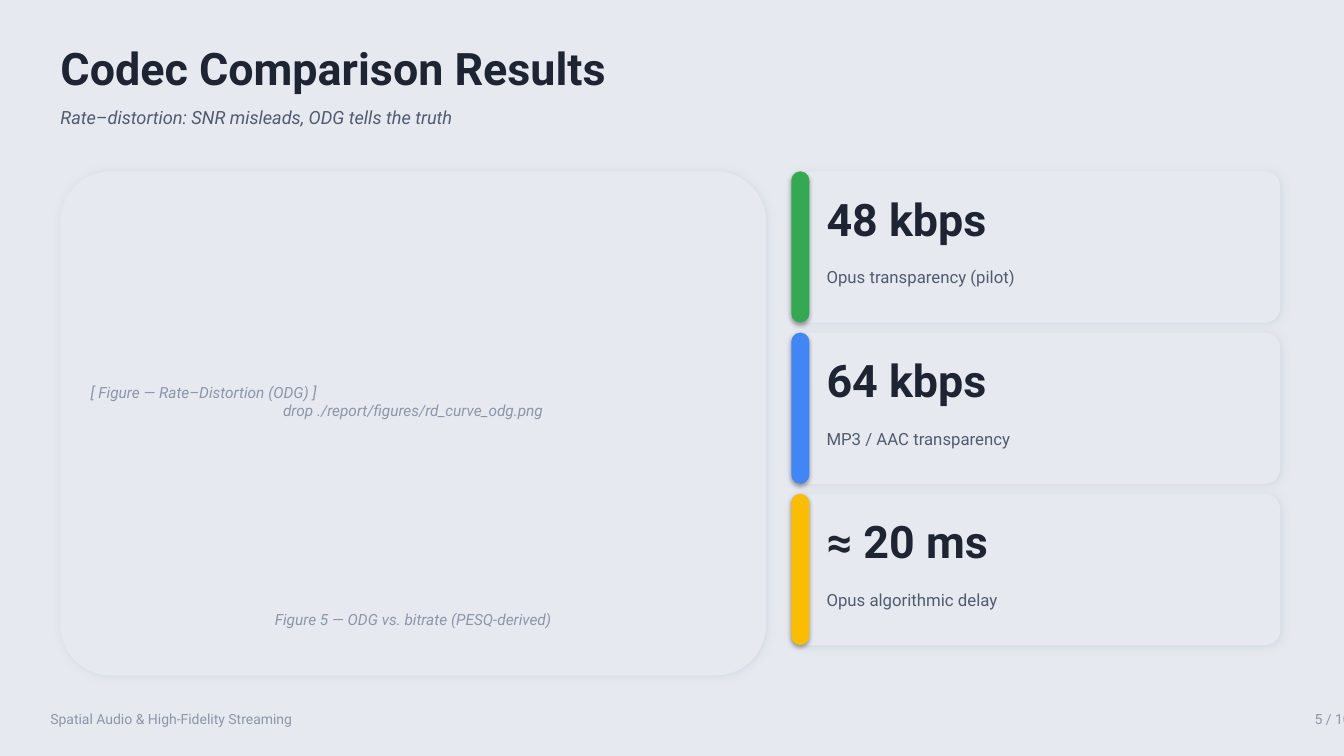
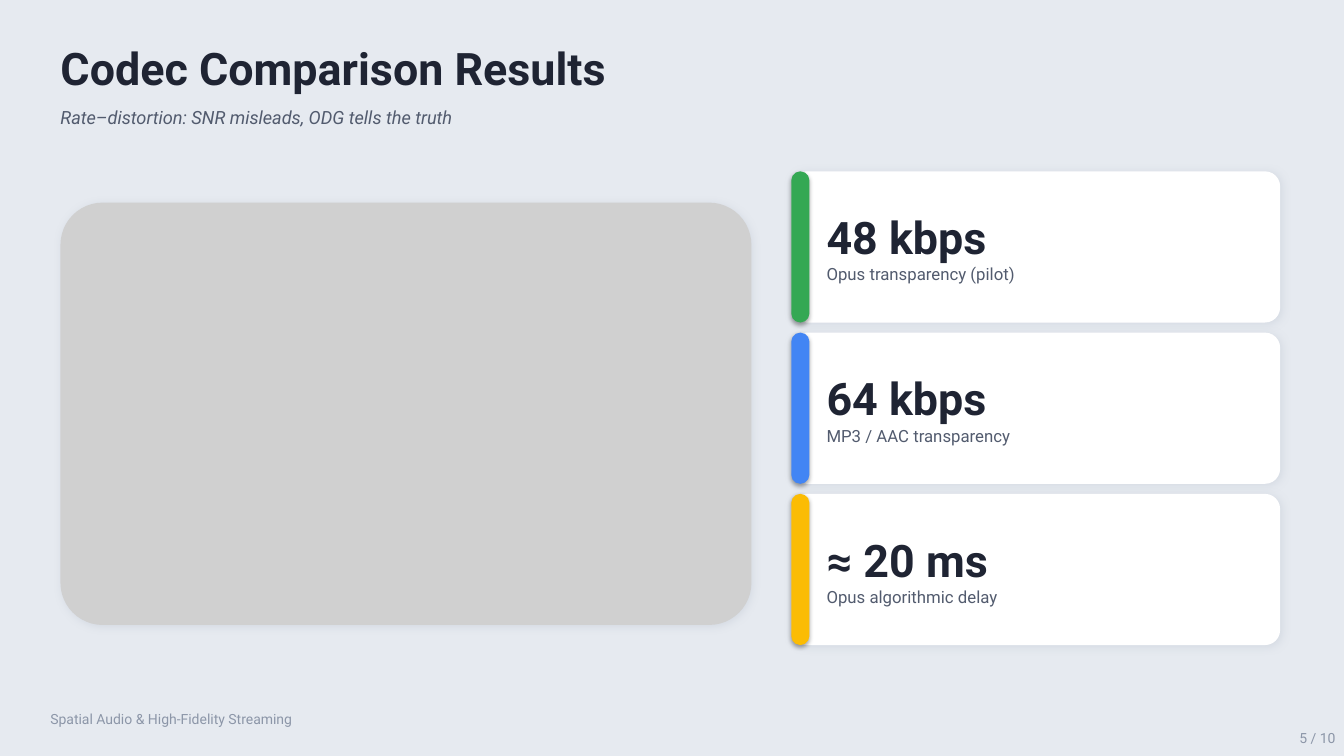
Before and after one commit to vanowarna/spatial-audio-and-high-fidelity-streaming, a slide deck: slide 5 of deliverables/Spatial_Audio_Presentation.pptx. Drawn at 1344x756 pixels with LibreOffice and Linux fonts; fonts in the diff are those of the drawing; grey boxes stand for pictures. Boxes give left, top, right and bottom in pixels: in the first picture for what was removed or moved away, otherwise in the second. Text is boxed around its words. In the diff, an @@ line names an element or a change of style, - is before the commit and + after.

```diff
--- a/deliverables/Spatial_Audio_Presentation.pptx
+++ b/deliverables/Spatial_Audio_Presentation.pptx
@@ rounded rectangle removed at (x1=60, y1=171, x2=766, y2=676) @@
@@ picture added at (x1=60, y1=203, x2=752, y2=625) @@
@@ text removed at (x1=98, y1=386, x2=543, y2=419) @@
-[ Figure — Rate–Distortion (ODG) ]
-drop ./report/figures/rd_curve_odg.png
@@ fill #E6EAF0 to #FFFFFF in 3 elements at (x1=791, y1=171, x2=1280, y2=323), (x1=791, y1=333, x2=1280, y2=484), (x1=791, y1=494, x2=1280, y2=645) @@
@@ 3 texts moved together from (x1=827, y1=202, x2=988, y2=559) to (x1=827, y1=220, x2=988, y2=578) @@
@@ text removed at (x1=275, y1=613, x2=551, y2=628) @@
-Figure 5 — ODG vs. bitrate (PESQ-derived)
@@ text "5 / 10" rewrapped from (x1=1315, y1=714, x2=1344, y2=724) to (x1=1299, y1=733, x2=1336, y2=743) @@
```
Also in this commit, not shown: 9 other slides changed, 15 other files.
